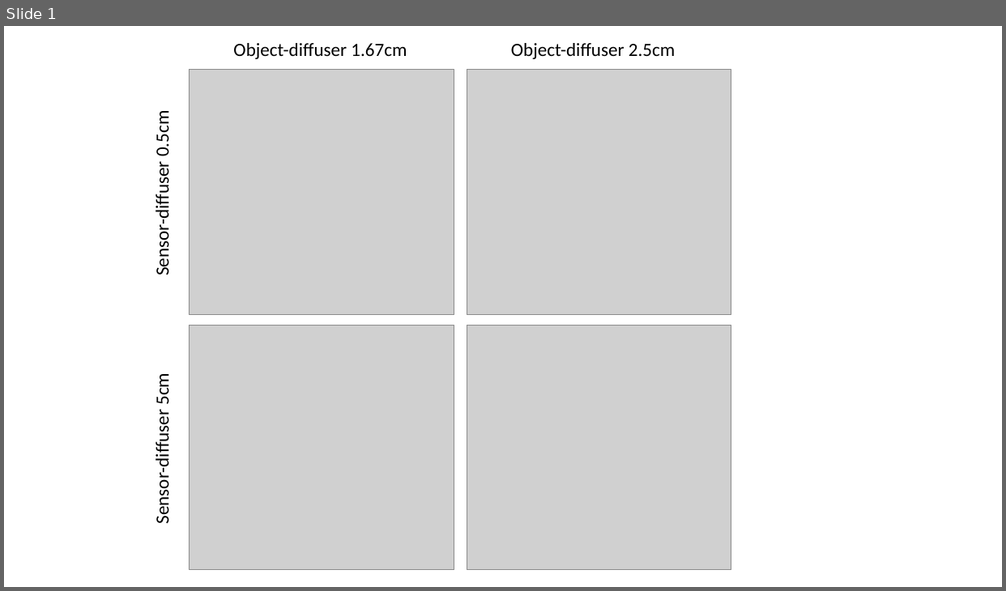
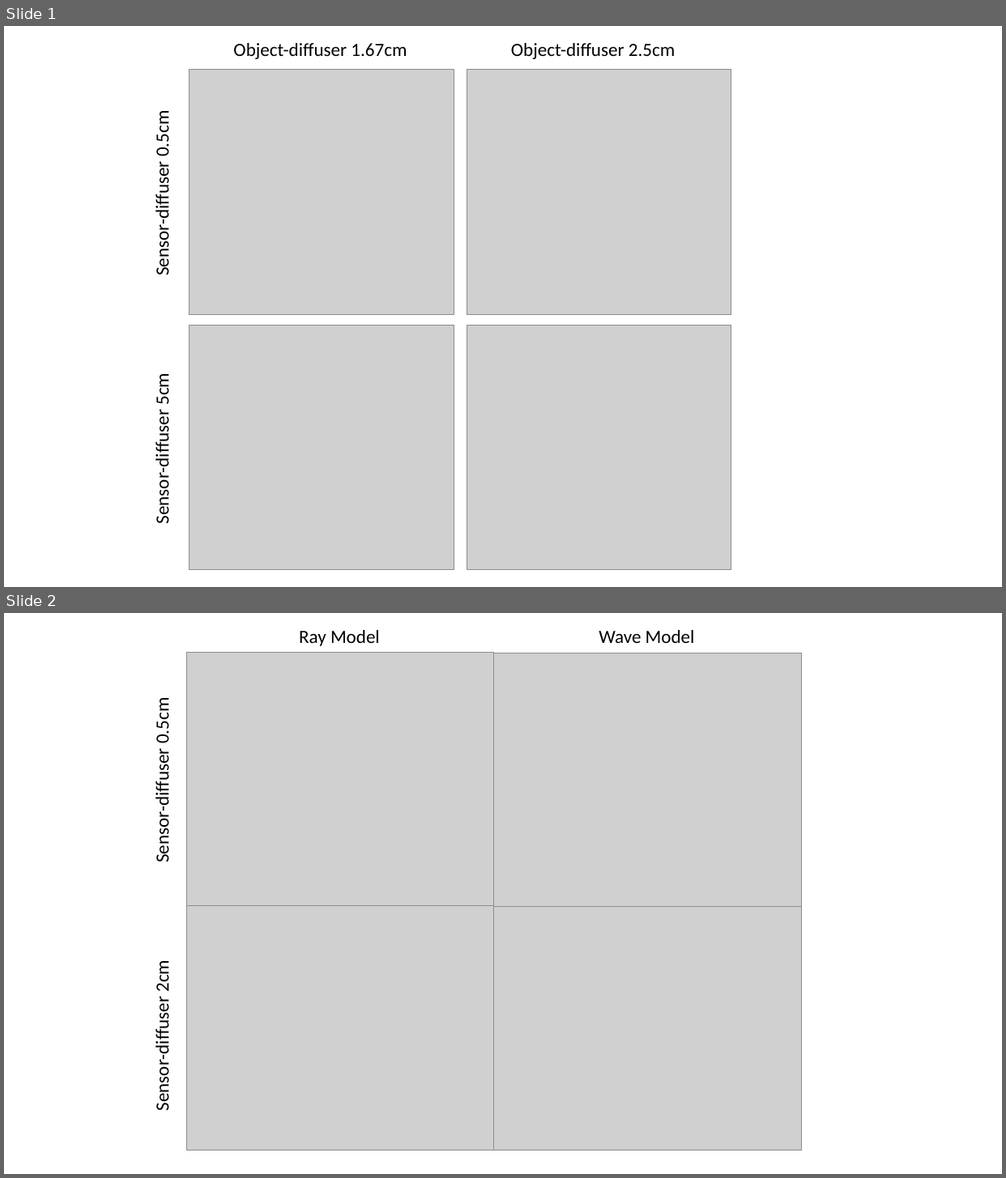
Before and after one commit to taehwan-kim/diffusercam_raytracing, a slide deck: ray_tracing/Presentation1.pptx. Shown one above the other, each under a label of ours: slide 1 before the commit, slides 1 and 2 after it. The pictures are 1006x591 and 1006x1178 pixels, drawn with LibreOffice and Linux fonts; fonts in the diff are those of the drawing; grey boxes stand for pictures. Boxes give left, top, right and bottom in pixels: in the first picture for what was removed or moved away, otherwise in the second. Text is boxed around its words. In the diff, an @@ line names an element or a change of style, - is before the commit and + after.

```diff
--- a/ray_tracing/Presentation1.pptx
+++ b/ray_tracing/Presentation1.pptx
@@ slide 2 added at [4, 613, 1002, 1174], background #FFFFFF @@
@@ text added at [299, 630, 380, 646], 18 pt, text #000000 @@
+Ray Model
@@ text added at [599, 630, 695, 643], 18 pt, text #000000 @@
+Wave Model
@@ picture added at [187, 652, 494, 906] @@
@@ picture added at [493, 653, 801, 907] @@
@@ text added at [151, 701, 173, 860], 18 pt, text #000000 @@
+Sensor-diffuser 0.5cm
@@ picture added at [187, 897, 494, 1152] @@
@@ picture added at [493, 897, 801, 1152] @@
@@ text added at [151, 964, 173, 1109], 18 pt, text #000000 @@
+Sensor-diffuser 2cm
```
Also in this commit, not shown: 12 other files.
